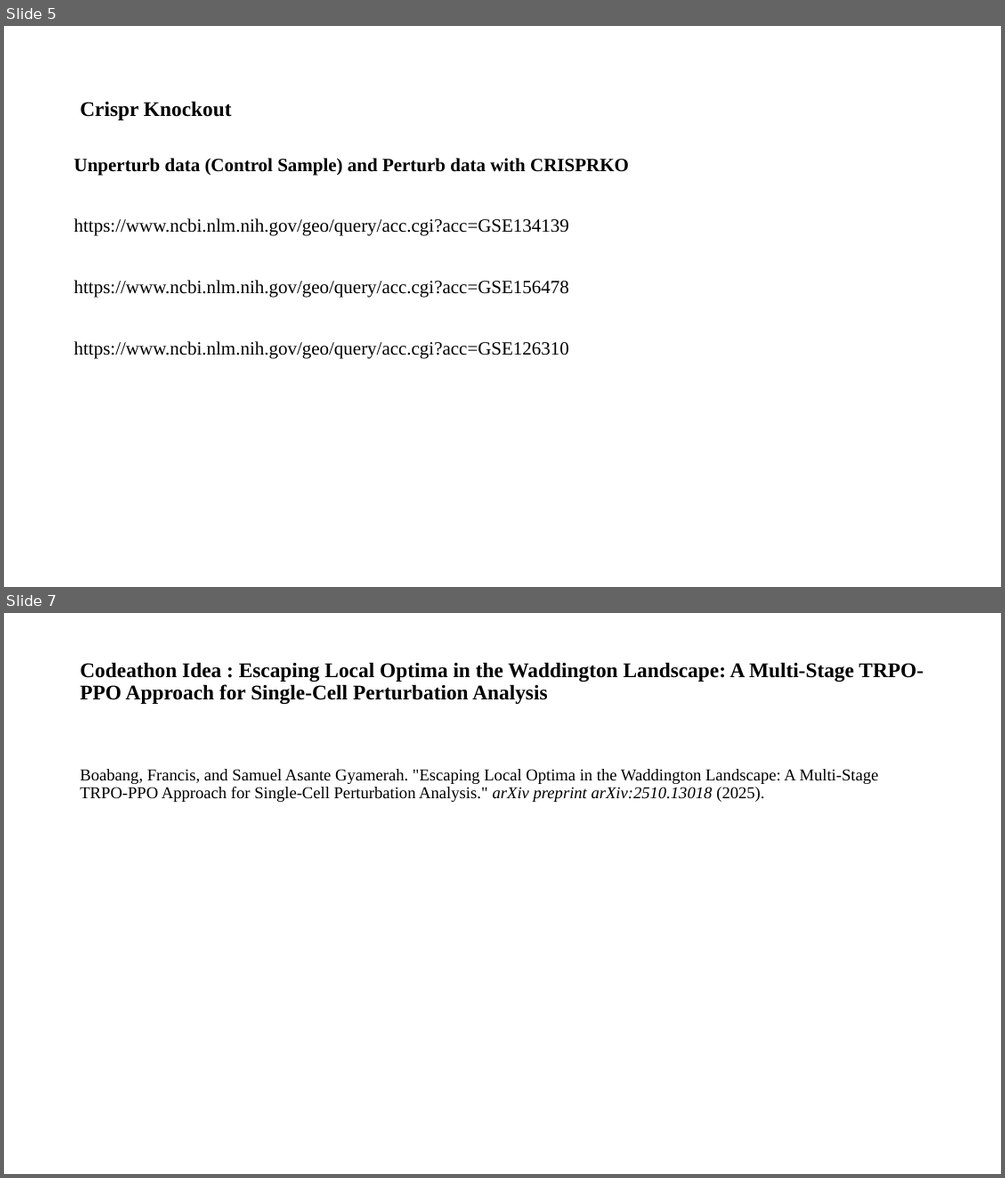
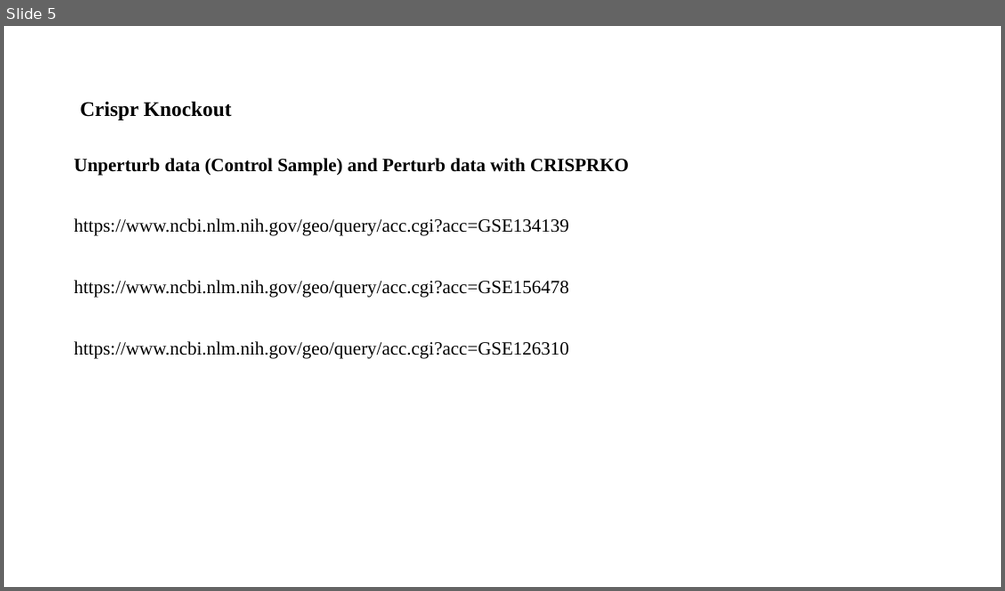
Before and after one commit to boabangf/GNN_RL_gene_trajectory_perturbation, a slide deck: ppt slides for omic codeathon (1).pptx. Shown one above the other, each under a label of ours: slides 5 and 7 before the commit, slide 5 after it; the slides between them are not shown. The pictures are 1005x1178 and 1005x591 pixels, drawn with LibreOffice and Linux fonts; fonts in the diff are those of the drawing. Boxes give left, top, right and bottom in pixels: in the first picture for what was removed or moved away, otherwise in the second. Text is boxed around its words. In the diff, an @@ line names an element or a change of style, - is before the commit and + after.

```diff
--- a/ppt slides for omic codeathon (1).pptx
+++ b/ppt slides for omic codeathon (1).pptx
@@ slide 7 removed at bbox=[4, 613, 1001, 1174], background #FFFFFF @@
@@ title removed at bbox=[80, 662, 923, 704] @@
-Codeathon Idea : Escaping Local Optima in the Waddington Landscape: A Multi-Stage TRPO-PPO Approach for Single-Cell Perturbation Analysis
@@ text removed at bbox=[80, 769, 879, 802] @@
-Boabang, Francis, and Samuel Asante Gyamerah. "Escaping Local Optima in the Waddington Landscape: A Multi-Stage TRPO-PPO Approach for Single-Cell Perturbation Analysis." arXiv preprint arXiv:2510.13018 (2025).
```
Also in this commit, not shown: 6 slides changed, 2 slides added, 2 other slides removed.
